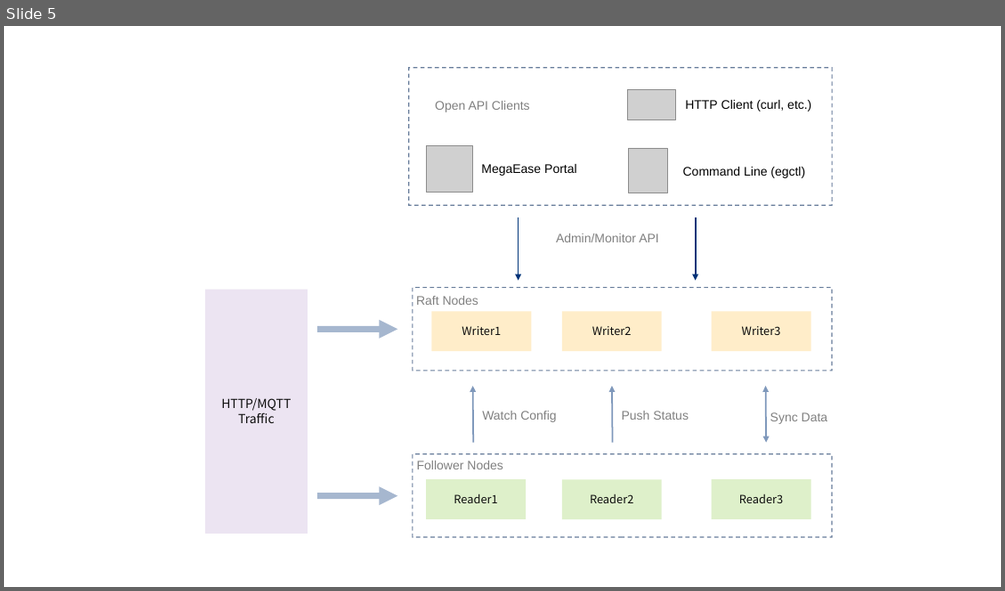
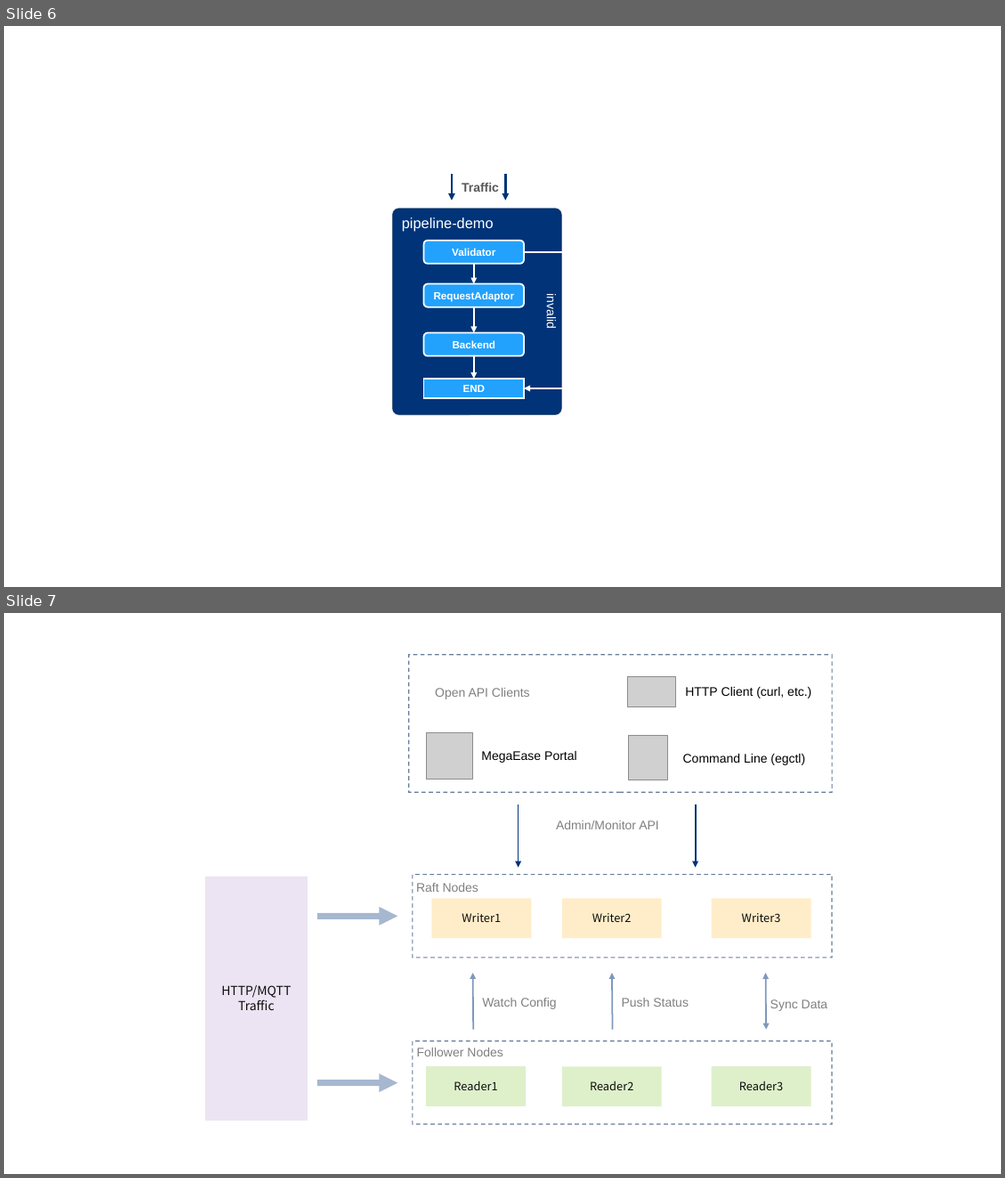
Before and after one commit to megaease/easemesh, a slide deck: docs/architecture.pptx. Shown one above the other, each under a label of ours: slide 5 before the commit, slides 6 and 7 after it. The pictures are 1005x591 and 1005x1178 pixels, drawn with LibreOffice and Linux fonts; fonts in the diff are those of the drawing; grey boxes stand for pictures. Boxes give left, top, right and bottom in pixels: in the first picture for what was removed or moved away, otherwise in the second. Text is boxed around its words. In the diff, an @@ line names an element or a change of style, - is before the commit and + after.

```diff
--- a/docs/architecture.pptx
+++ b/docs/architecture.pptx
@@ slide 6 added at [4,26,1001,587], background #FFFFFF @@
@@ group added at [393,174,562,415]: 5 arrows, 4 rounded rectangles, 2 texts, 1 elbow arrow, 1 rectangle @@
+pipeline-demo
+Validator
+RequestAdaptor
+Backend
+END
+invalid
+Traffic
@@ what was slide 5 is now slide 7 @@
```
Also in this commit, not shown: 1 slide changed, 1 other slide added.
